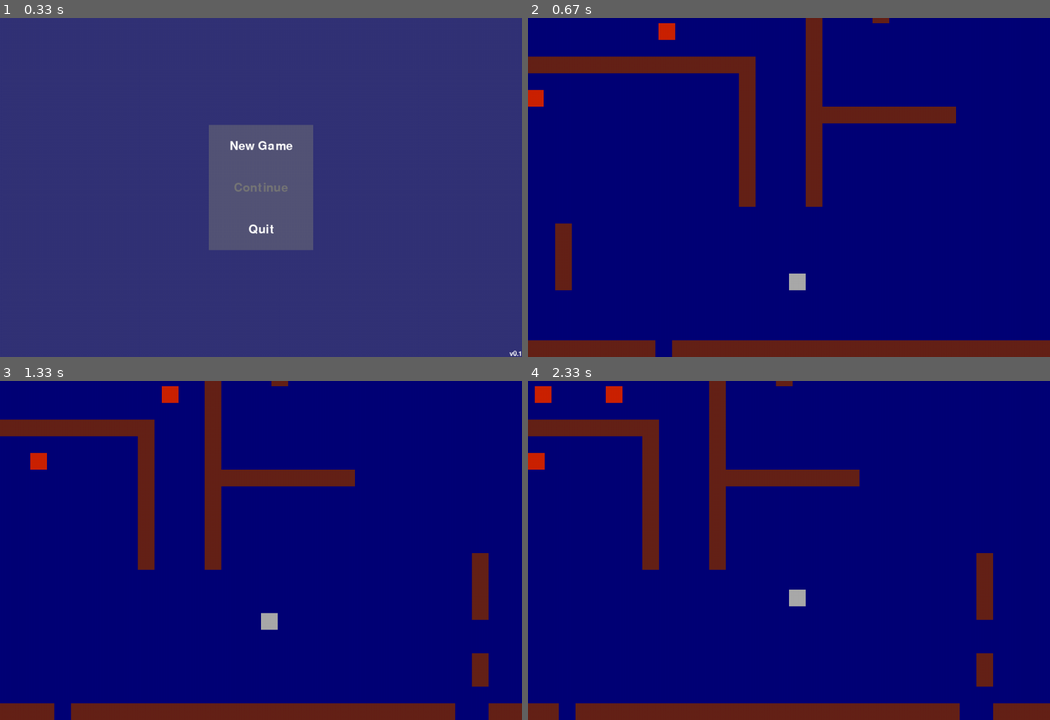
Above: before the commit, frames 1-4 (two rows, left to right).
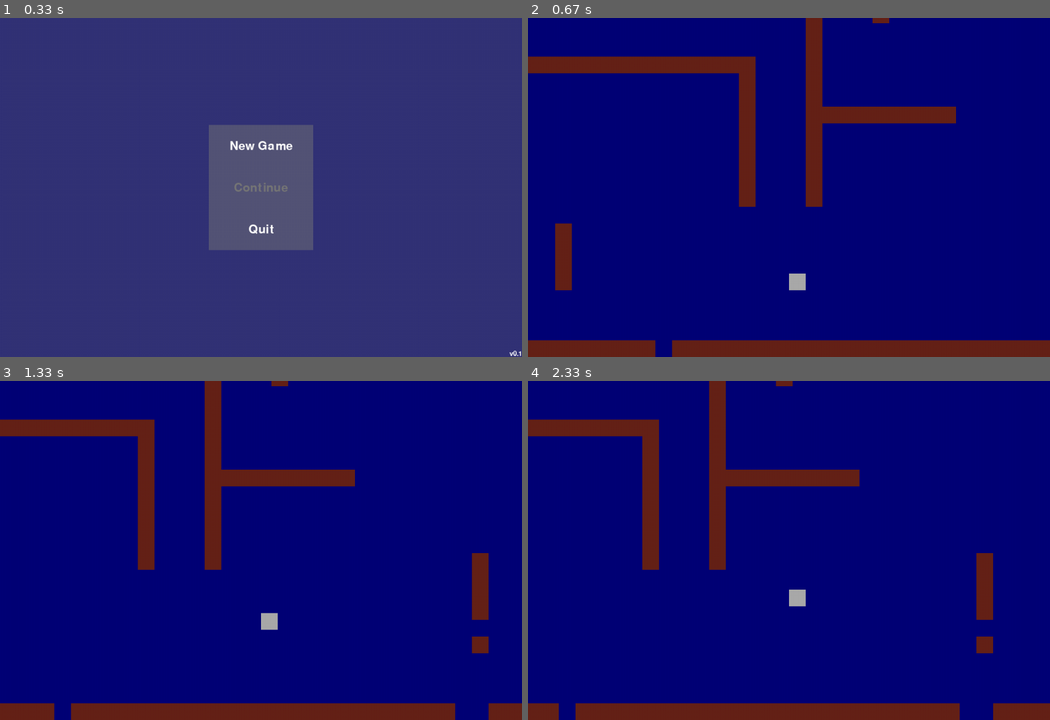
Above: after the commit, the same moments.

Repository: Danya0x07/Ghost-Hunter
Game: pygame game, started from main.py
Same seed, same stepped clock (60 frames per second), same inputs: the game is played once before the commit and once after it.
Inputs (mouse positions are in pixels of both pictures, inside the frame that each line leads up to):
- Up to frame 1 (0.33 s): no input
- Up to frame 2 (0.67 s): click (789, 146) at 0.38 s
- Up to frame 3 (1.33 s): hold D 0.67-1.13 s; move the mouse to (240, 564) at 0.7 s; hold W from 1.17 s (still down)
- Up to frame 4 (2.33 s): release W at 1.47 s; hold D 1.5-1.97 s; hold A from 2 s (still down)

Frame 1 is identical in both runs. In frame 2, 0.3% of the frame differs, in the area x 0-29%, y 1-27%; in frame 3, 0.8%; in frame 4, 1.0%, in the area x 0-90%, y 1-91%.

Commit message:
Добавлена стрельба у противников и улучшена схема их перемещения

Diff:
--- a/config.py
+++ b/config.py
@@ -26,6 +26,13 @@
 ENEMY_COLOR = Color('#CC2200')
 ENEMY_BORDER = 32
 ENEMY_FRAME_SIZE = (ENEMY_WIDTH + ENEMY_BORDER * 2, ENEMY_HEIGHT + ENEMY_BORDER * 2)
+ENEMY_SHOOT_TIME = 10
+
+PLASMA_WIDTH = 16
+PLASMA_HEIGHT = 16
+PLASMA_SIZE = (PLASMA_WIDTH, PLASMA_HEIGHT)
+PLASMA_SPEED = 10
+PLASMA_COLOR = Color('#CCCC11')
 
 BTN_WIDTH = 200
 BTN_HEIGHT = 80
--- a/game_objects.py
+++ b/game_objects.py
@@ -3,6 +3,7 @@
 from pygame.locals import *
 
 from random import choice, randint
+from math import sqrt
 
 from config import *
 
@@ -80,13 +81,35 @@
         self.rect = Rect((x, y), ENEMY_SIZE)
         self.frame_rect = Rect((0, 0), ENEMY_FRAME_SIZE)
         self.frame_rect.center = self.rect.center
+        self.shoot_counter = 0
+        self.move_counter = 0
+        self.move_time = 120
 
-    def update(self, walls):
+    def update(self, walls, plasmas):
         self.frame_rect.x += self.x_vel
         self.check_collision(walls, self.x_vel, 0)
         self.frame_rect.y += self.y_vel
         self.check_collision(walls, 0, self.y_vel)
         self.rect.center = self.frame_rect.center
+
+        if self.shoot_counter >= ENEMY_SHOOT_TIME:
+            self.shoot(plasmas)
+            self.shoot_counter = 0
+        else: self.shoot_counter += 1
+
+        if self.move_counter >= self.move_time:
+            self.move_counter = 0
+            self.move_time = randint(60, 180)
+            self.change_direction(self.x_vel, self.y_vel)
+        else: self.move_counter += 1
+
+    def change_direction(self, x_vel, y_vel):
+        if x_vel != 0:
+            self.x_vel = 0
+            self.y_vel = choice((-ENEMY_SPEED, ENEMY_SPEED))
+        elif y_vel != 0:
+            self.y_vel = 0
+            self.x_vel = choice((-ENEMY_SPEED, ENEMY_SPEED))
 
     def check_collision(self, walls, x_vel, y_vel):
         for wall in walls:
@@ -95,13 +118,13 @@
                 elif x_vel < 0: self.frame_rect.left = wall.rect.right
                 if y_vel > 0:   self.frame_rect.bottom = wall.rect.top
                 elif y_vel < 0: self.frame_rect.top = wall.rect.bottom
+                self.change_direction(x_vel, y_vel)
 
-                if x_vel != 0:
-                    self.x_vel = 0
-                    self.y_vel = choice((-ENEMY_SPEED, ENEMY_SPEED))
-                elif y_vel != 0:
-                    self.y_vel = 0
-                    self.x_vel = choice((-ENEMY_SPEED, ENEMY_SPEED))
+    def shoot(self, plasmas):
+        x_vel = randint(-PLASMA_SPEED, PLASMA_SPEED)
+        y_vel = int(sqrt(PLASMA_SPEED ** 2 - x_vel ** 2)) * choice((-1, 1))
+        plasma = Plasma(x_vel, y_vel, self.rect.center)
+        plasmas.add(plasma)
 
 
 class Wall(Sprite):
@@ -111,6 +134,27 @@
         self.image = Surface(WALL_SIZE)
         self.image.fill(WALL_COLOR)
         self.rect = Rect((x, y), WALL_SIZE)
+
+
+class Plasma(Sprite):
+
+    def __init__(self, x_vel, y_vel, center):
+        super().__init__()
+        self.image = Surface(PLASMA_SIZE)
+        self.image.fill(PLASMA_COLOR)
+        self.rect = self.image.get_rect(center=center)
+        self.x_vel = x_vel
+        self.y_vel = y_vel
+
+    def update(self, walls, plasmas):
+        self.rect.x += self.x_vel
+        self.rect.y += self.y_vel
+        self.check_collision(walls, plasmas)
+
+    def check_collision(self, walls, plasmas):
+        for wall in walls:
+            if collide_rect(self, wall):
+                plasmas.remove(self)
 
 
 class Camera:
--- a/maps.py
+++ b/maps.py
@@ -9,11 +9,11 @@
 
 hotel_map = (
     "################################################################",
-    "#     ####                                        ######       #",
+    "#                                                              #",
     "#                                                       #      #",
-    "#              e                                        #  e   #",
+    "#                                                       #  e   #",
     "#     ######       #                                    #      #",
-    "#          #       #                e                   #      #",
+    "#          #       #                                    #      #",
     "#          #       #                                    #      #",
     "#          #  e    #                                    #      #",
     "#          #########                                    #      #",
@@ -21,16 +21,16 @@
     "#                                                       #      #",
     "#                                                       #      #",
     "#                                                       #      #",
-    "#                            ##                         #      #",
+    "#                                                       #      #",
     "################################                        #      #",
     "#                              #   #                    #      #",
-    "#      e            e          #                        #      #",
+    "#      e                       #                        #      #",
     "#                              #                        #      #",
     "############################   #                        #      #",
     "#                          #   #                        #      #",
     "#                          #   #                        #      #",
-    "#                          #   #########       e        #      #",
-    "#             e            #   #                        #      #",
+    "#                          #   #########                #      #",
+    "#                          #   #                        #      #",
     "#                          #   #                               #",
     "#                          #   #                               #",
     "#                          #   #                               #",
@@ -39,10 +39,10 @@
     "#               #                              #               #",
     "#               #                              #               #",
     "#               #                                              #",
-    "#               #             h                                #",
-    "#                                              #               #",
-    "#                                              #               #",
-    "#     #####                                                    #",
+    "#               #             h                #               #",
+    "#                                                              #",
+    "#                                                              #",
+    "#                                                              #",
     "###################### #######################  ################",
 
 )
--- a/scenes.py
+++ b/scenes.py
@@ -74,6 +74,7 @@
         self.space.fill(GAME_BG_COLOR)
         self.entities = Group()
         self.enemies = Group()
+        self.plasmas = Group()
         self.walls = []
         self.create_map(maps.hotel_map)
         self.camera = Camera(*get_total_level_size(maps.hotel_map))
@@ -112,7 +113,8 @@
 
     def update_objects(self):
         self.hunter.update(self.walls)
-        self.enemies.update(self.walls)
+        self.enemies.update(self.walls, self.plasmas)
+        self.plasmas.update(self.walls, self.plasmas)
         self.camera.update(self.hunter)
 
     def draw_objects(self):
@@ -121,6 +123,8 @@
             self.screen.blit(e.image, self.camera.apply(e))
         for e in self.enemies:
             self.screen.blit(e.image, self.camera.apply(e))
+        for p in self.plasmas:
+            self.screen.blit(p.image, self.camera.apply(p))
 
     def mainloop(self):
         self.running = True
